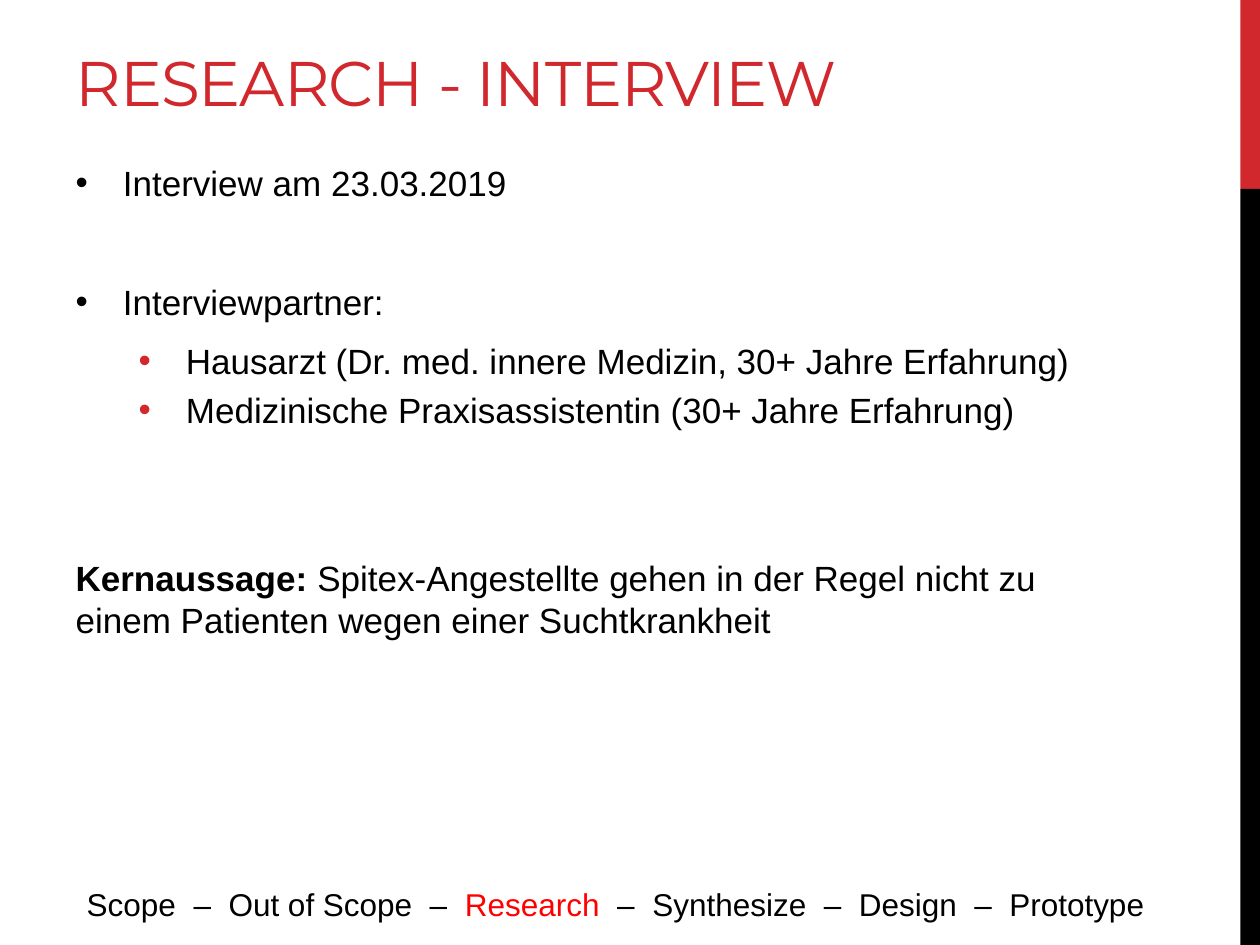
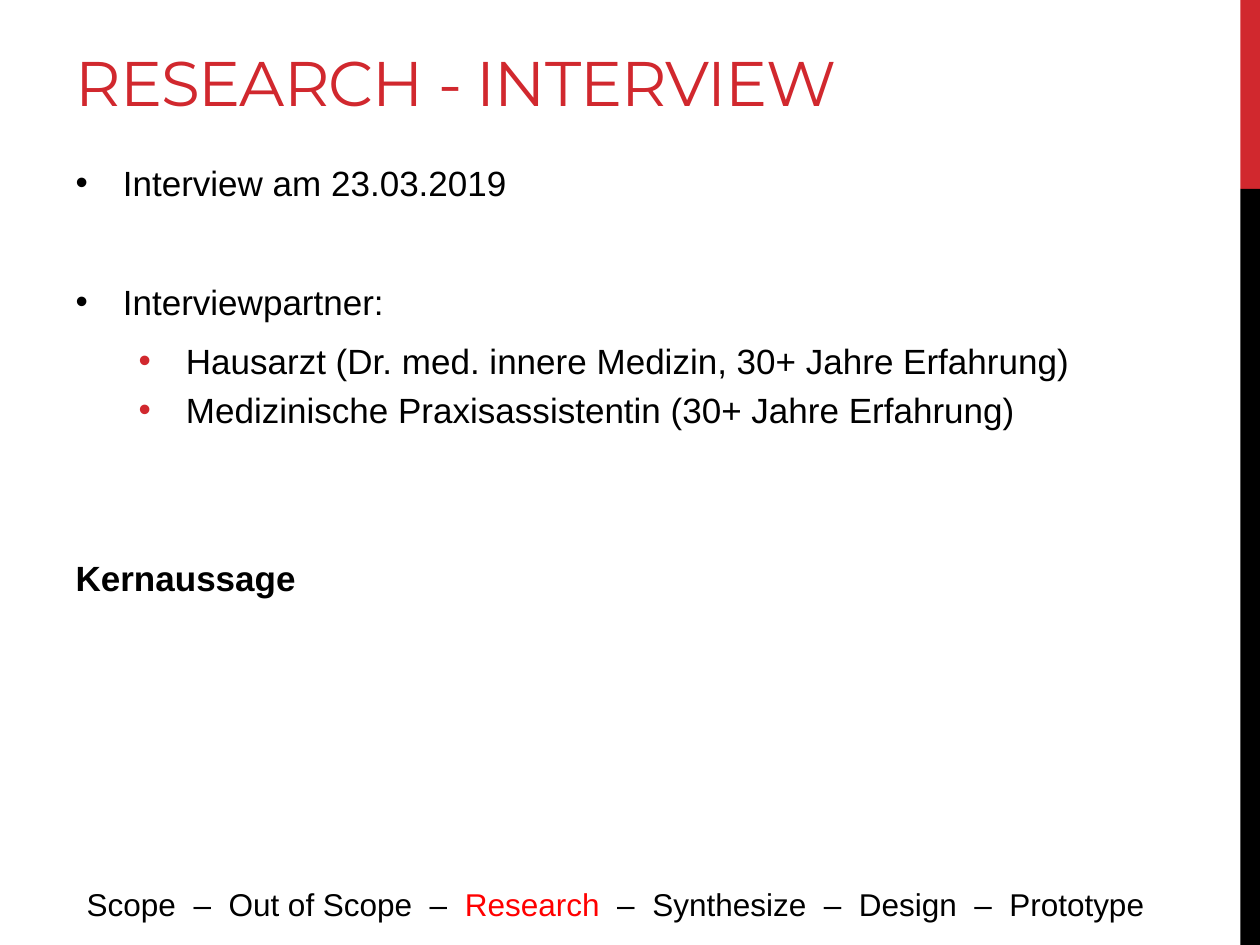
Before and after one commit to LucaRitz/ch.bfh.bti7081.s2019.blue, a slide deck: slide 7 of doc/task01/design_thinking.pptx (slide 6 before the commit). Drawn at 1260x945 pixels with LibreOffice and Linux fonts; fonts in the diff are those of the drawing. Boxes give left, top, right and bottom in pixels: in the first picture for what was removed or moved away, otherwise in the second. Text is boxed around its words. In the diff, an @@ line names an element or a change of style, - is before the commit and + after.

```diff
--- a/doc/task01/design_thinking.pptx
+++ b/doc/task01/design_thinking.pptx
@@ text at box(76, 567, 296, 598): text changed; bold on @@
-Kernaussage: Spitex-Angestellte gehen in der Regel nicht zu einem Patienten wegen einer Suchtkrankheit
+Kernaussage
```
Also in this commit, not shown: 4 other slides changed, 1 slide added.
